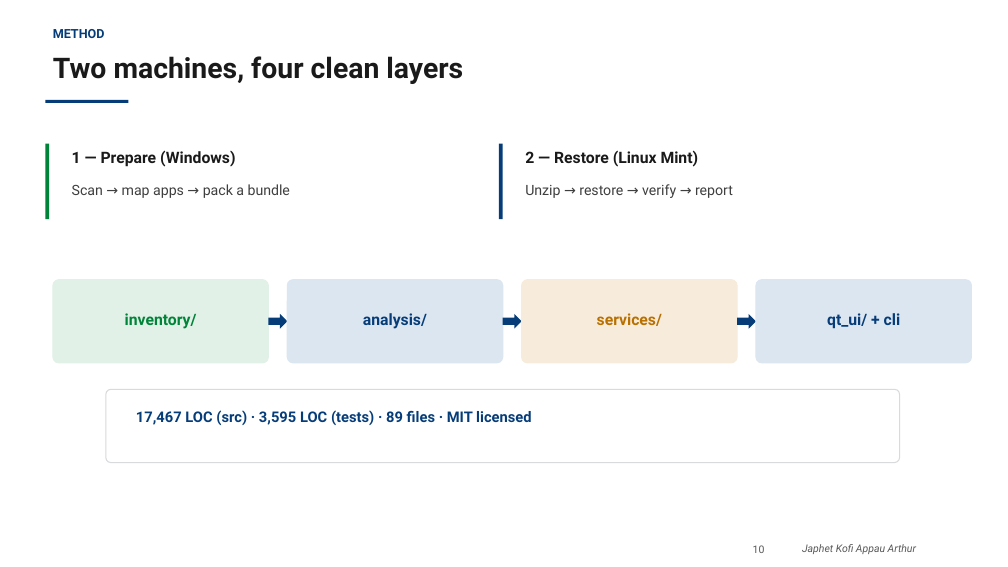
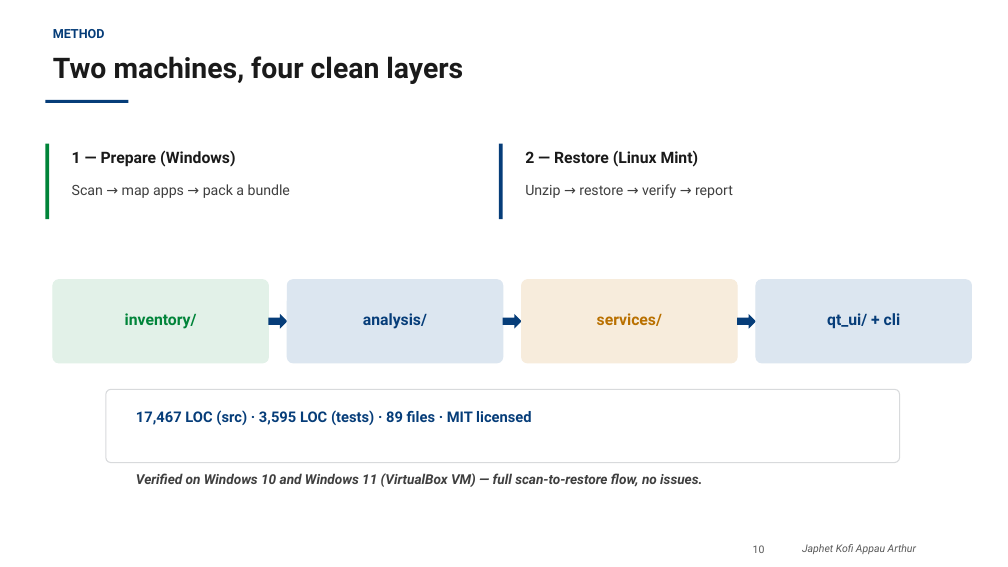
Before and after one commit to PenCoder/full-auto-migration, a slide deck: slide 10 of docs/presentation/Migration_Wizard_Praktikum_Presentation.pptx. Drawn at 1008x567 pixels with LibreOffice and Linux fonts; fonts in the diff are those of the drawing; background and template pictures are left out. Boxes give left, top, right and bottom in pixels: in the first picture for what was removed or moved away, otherwise in the second. Text is boxed around its words. In the diff, an @@ line names an element or a change of style, - is before the commit and + after.

Commit message:
Document Windows 10 verification (VirtualBox VM, full flow, no issues)
Closes the previously-named open item: the supervisor asked whether the
system works on Windows 10; the codebase had no version-specific
dependency but had never actually been run there. Now verified end to
end via a real test, not just architectural inference.

```diff
--- a/docs/presentation/Migration_Wizard_Praktikum_Presentation.pptx
+++ b/docs/presentation/Migration_Wizard_Praktikum_Presentation.pptx
@@ text added at box(136, 473, 702, 487), 13 pt, text #3F3F3F, bold, italic @@
+Verified on Windows 10 and Windows 11 (VirtualBox VM) — full scan-to-restore flow, no issues.
```
Also in this commit, not shown: 1 other file.
